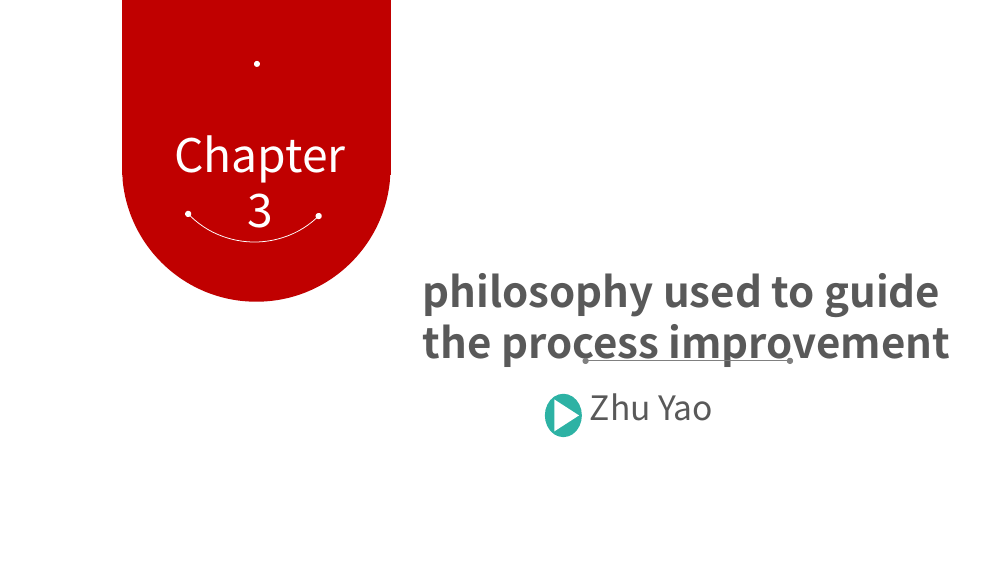
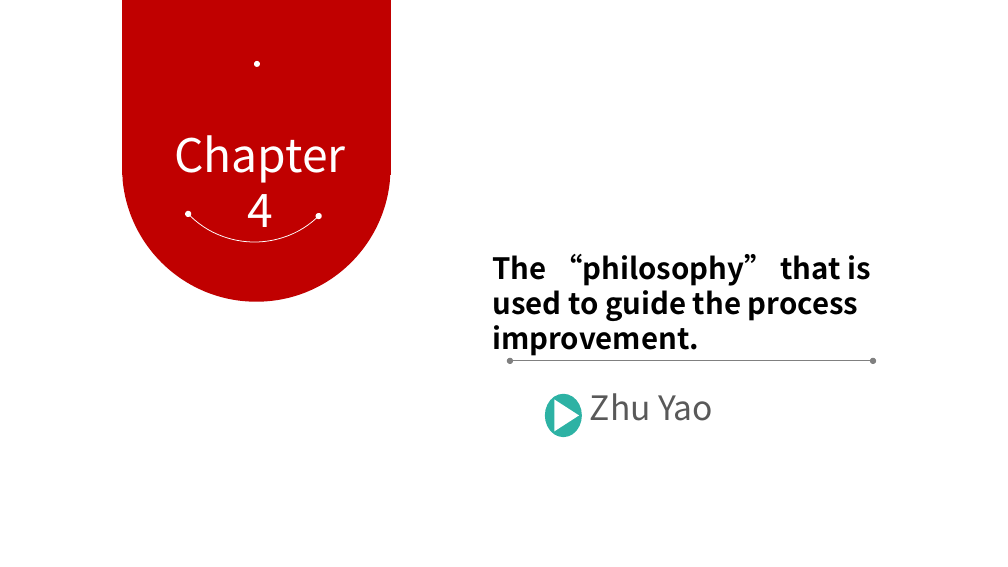
Before and after one commit to kingder-c/homework, a slide deck: slide 19 of 展示PPT.pptx (slide 18 before the commit). Drawn at 1008x567 pixels with LibreOffice and Linux fonts; fonts in the diff are those of the drawing; background and template pictures are left out. Boxes give left, top, right and bottom in pixels: in the first picture for what was removed or moved away, otherwise in the second. Text is boxed around its words. In the diff, an @@ line names an element or a change of style, - is before the commit and + after.

```diff
--- a/展示PPT.pptx
+++ b/展示PPT.pptx
@@ text at [161,122,360,242]: text changed @@
-Chapter3
+Chapter4
@@ freeform shape: place and size @@
-freeform shape at [510,182,873,567]
+freeform shape at [506,180,869,567]
@@ text at [492,254,870,356]: text changed; size 40 to 28 pt; text colour #595959 to #000000 @@
-philosophy used to guide the process improvement
+The “philosophy” that is used to guide the process improvement.
@@ double arrow moved from (586, 360) - (790, 360) to (510, 360) - (873, 360) @@
```
Also in this commit, not shown: 7 other slides changed, 1 slide added, 1 slide removed, 1 other file.
